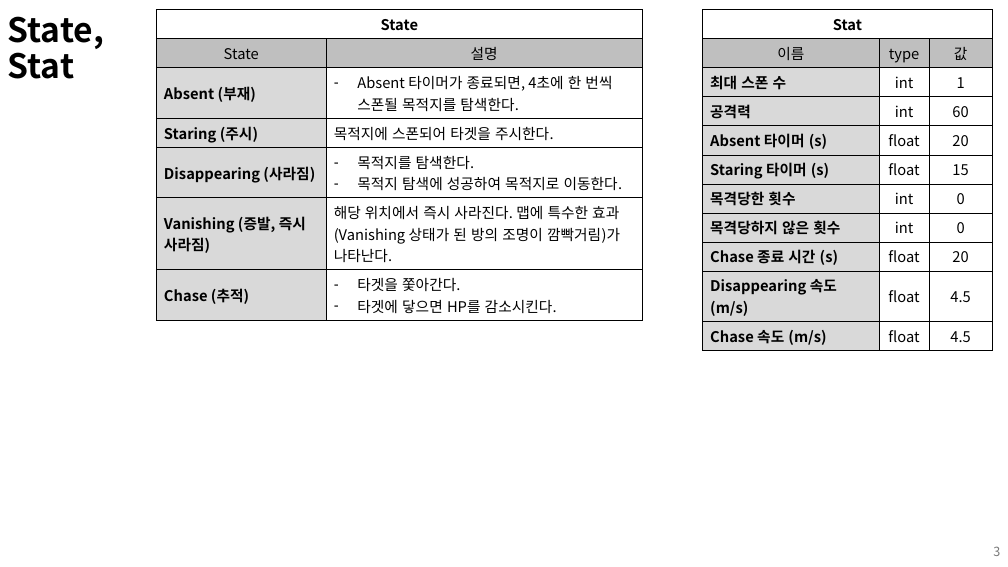
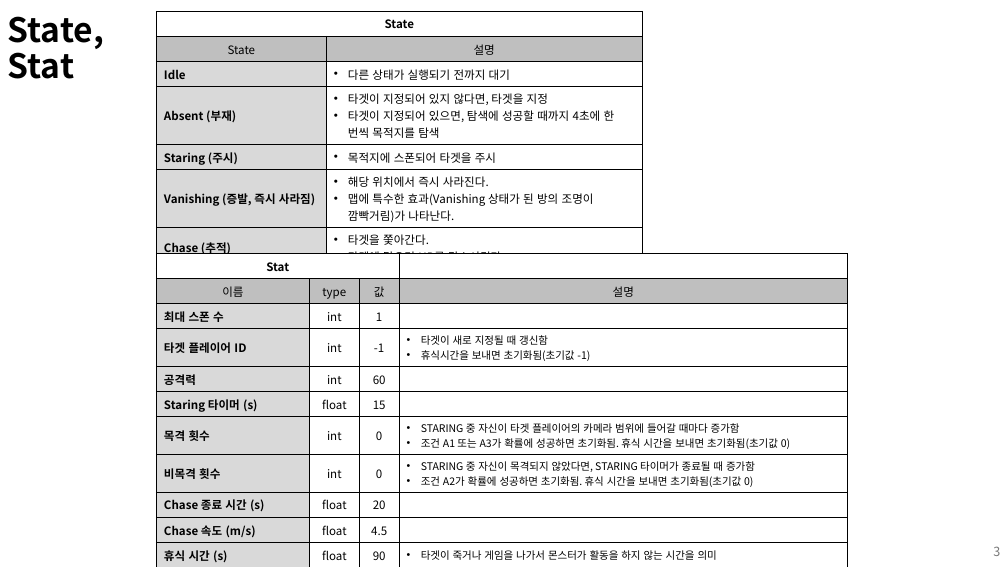
Before and after one commit to kimi5231/B1A2_project, a slide deck: slide 3 of 기획/몬스터 기획서_Ghost.pptx. Drawn at 1008x567 pixels with LibreOffice and Linux fonts; fonts in the diff are those of the drawing. Boxes give left, top, right and bottom in pixels: in the first picture for what was removed or moved away, otherwise in the second. Text is boxed around its words. In the diff, an @@ line names an element or a change of style, - is before the commit and + after.

```diff
--- a/기획/몬스터 기획서_Ghost.pptx
+++ b/기획/몬스터 기획서_Ghost.pptx
@@ table at [157, 11, 643, 269] @@
-row 3, column 1: Absent (부재)
+row 3, column 1: Idle
-row 3, column 2: Absent 타이머가 종료되면, 4초에 한 번씩 스폰될 목적지를 탐색한다.
+row 3, column 2: 다른 상태가 실행되기 전까지 대기
-row 4, column 1: Staring (주시)
+row 4, column 1: Absent (부재)
-row 4, column 2: 목적지에 스폰되어 타겟을 주시한다.
+row 4, column 2: 타겟이 지정되어 있지 않다면, 타겟을 지정 / 타겟이 지정되어 있으면, 탐색에 성공할 때까지 4초에 한 번씩 목적지를 탐색
-row 5, column 1: Disappearing (사라짐)
+row 5, column 1: Staring (주시)
-row 5, column 2: 목적지를 탐색한다. / 목적지 탐색에 성공하여 목적지로 이동한다.
+row 5, column 2: 목적지에 스폰되어 타겟을 주시
-row 6, column 2: 해당 위치에서 즉시 사라진다. 맵에 특수한 효과(Vanishing 상태가 된 방의 조명이 깜빡거림)가 나타난다.
+row 6, column 2: 해당 위치에서 즉시 사라진다. / 맵에 특수한 효과(Vanishing 상태가 된 방의 조명이 깜빡거림)가 나타난다.
@@ size 14 to 11 pt in "State", "State", "설명", "Vanishing (증발, 즉시 사라짐)" and 3 more places @@
@@ bullet - to • @@
@@ table at [157, 253, 848, 566] @@
-column 1: Stat | 이름 | 최대 스폰 수 | 공격력 | Absent 타이머 (s) | Staring 타이머 (s) | 목격당한 횟수 | 목격당하지 않은 횟수 | Chase 종료 시간 (s) | Disappearing 속도 (m/s) | Chase 속도 (m/s)
-column 2:  | type | int | int | float | float | int | int | float | float | float
-column 3:  | 값 | 1 | 60 | 20 | 15 | 0 | 0 | 20 | 4.5 | 4.5
+column 1: Stat | 이름 | 최대 스폰 수 | 타겟 플레이어 ID | 공격력 | Staring 타이머 (s) | 목격 횟수 | 비목격 횟수 | Chase 종료 시간 (s) | Chase 속도 (m/s) | 휴식 시간 (s)
+column 2:  | type | int | int | int | float | int | int | float | float | float
+column 3:  | 값 | 1 | -1 | 60 | 15 | 0 | 0 | 20 | 4.5 | 90
+column 4:  | 설명 |  | 타겟이 새로 지정될 때 갱신함 / 휴식시간을 보내면 초기화됨(초기값 -1) |  |  | STARING 중 자신이 타겟 플레이어의 카메라 범위에 들어갈 때마다 증가함 / 조건 A1 또는 A3가 확률에 성공하면 초기화됨. 휴식 시간을 보내면 초기화됨(초기값 0) | STARING 중 자신이 목격되지 않았다면, STARING 타이머가 종료될 때 증가함 / 조건 A2가 확률에 성공하면 초기화됨. 휴식 시간을 보내면 초기화됨(초기값 0) |  |  | 타겟이 죽거나 게임을 나가서 몬스터가 활동을 하지 않는 시간을 의미
@@ table: place and size @@
-table at [702, 10, 993, 349]
+table at [157, 253, 848, 566]
```
Also in this commit, not shown: 4 other slides changed, 1 slide added, 2 slides removed.
